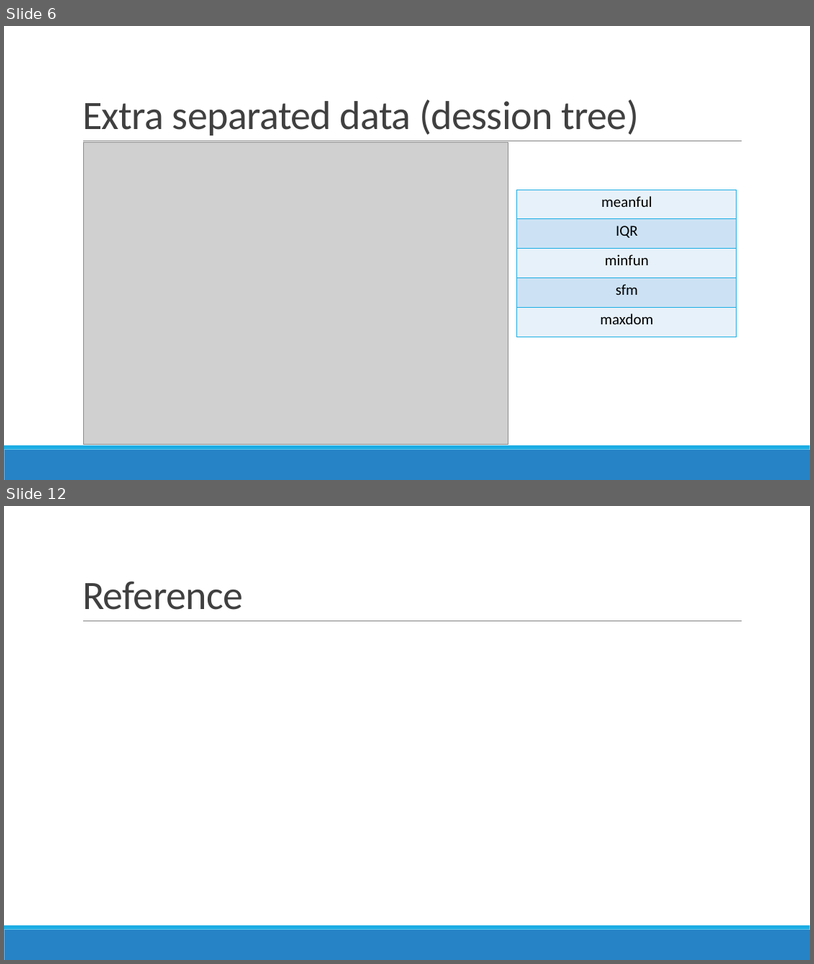
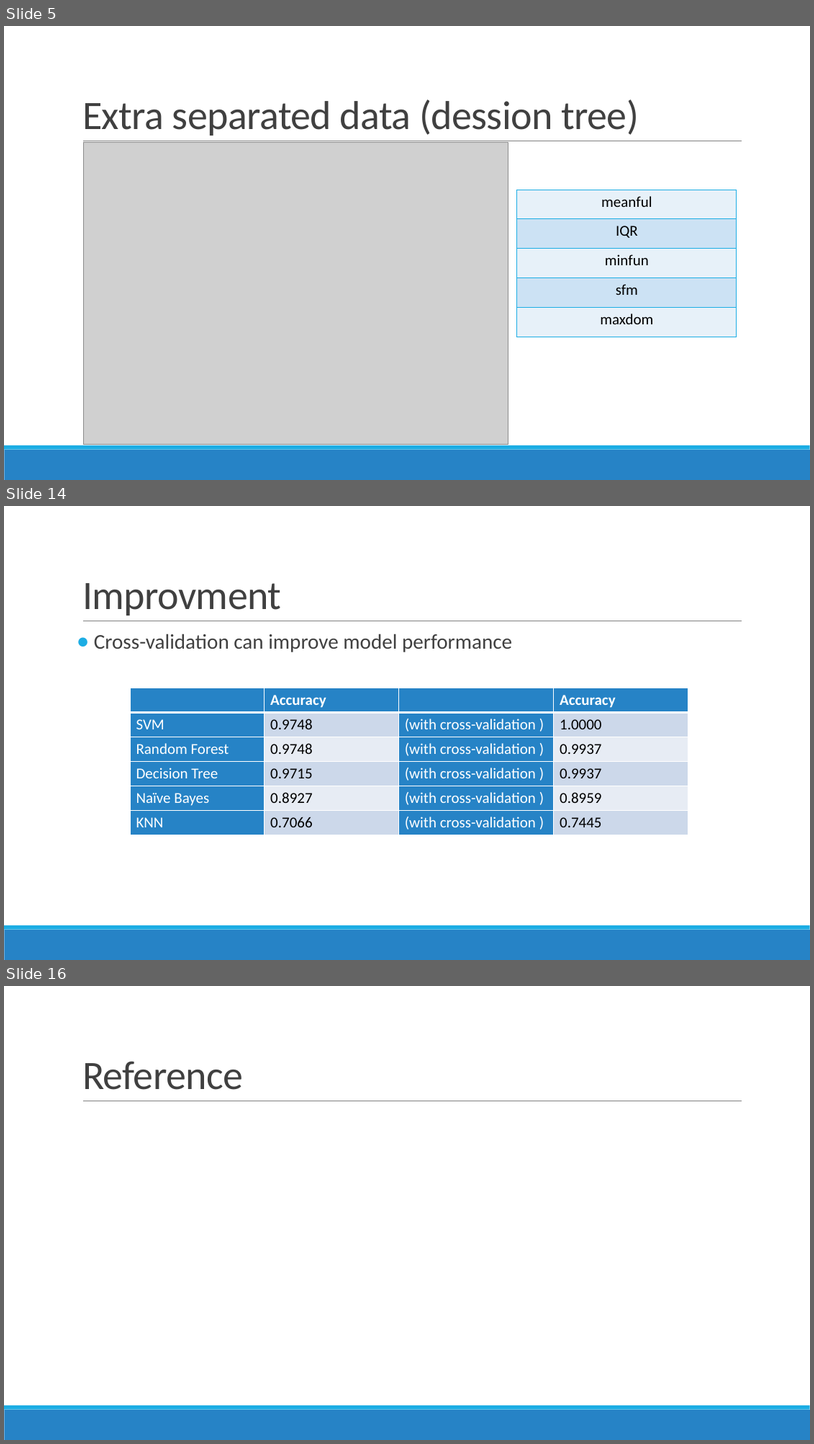
Before and after one commit to 1071-DataScience/finalproject-lazurite, a slide deck: docs/project.pptx. Shown one above the other, each under a label of ours: slides 6 and 12 before the commit, slides 5, 14 and 16 after it; the slides between them are not shown. The pictures are 814x964 and 814x1444 pixels, drawn with LibreOffice and Linux fonts; fonts in the diff are those of the drawing; grey boxes stand for pictures. Boxes give left, top, right and bottom in pixels: in the first picture for what was removed or moved away, otherwise in the second. Text is boxed around its words. In the diff, an @@ line names an element or a change of style, - is before the commit and + after.

```diff
--- a/docs/project.pptx
+++ b/docs/project.pptx
@@ slide 14 added at (x1=4, y1=506, x2=810, y2=960), background #FFFFFF; not listed: 3 template elements that a slide beside it also shows @@
@@ title added at (x1=82, y1=583, x2=281, y2=615), 48 pt, text #404040 @@
+Improvment
@@ text added at (x1=94, y1=633, x2=512, y2=652), 25 pt, text #404040 @@
+● Cross-validation can improve model performance
@@ table added at (x1=131, y1=687, x2=688, y2=834), 6 rows, 4 columns @@
+ | Accuracy |  | Accuracy
+SVM | 0.9748 | (with cross-validation ) | 1.0000
+Random Forest | 0.9748 | (with cross-validation ) | 0.9937
+Decision Tree | 0.9715 | (with cross-validation ) | 0.9937
+Naïve Bayes | 0.8927 | (with cross-validation ) | 0.8959
+KNN | 0.7066 | (with cross-validation ) | 0.7445
@@ what was slide 6 is now slide 5 @@
@@ what was slide 12 is now slide 16 @@
```
Also in this commit, not shown: 3 slides changed, 8 other slides added, 5 slides removed, 1 other file.
